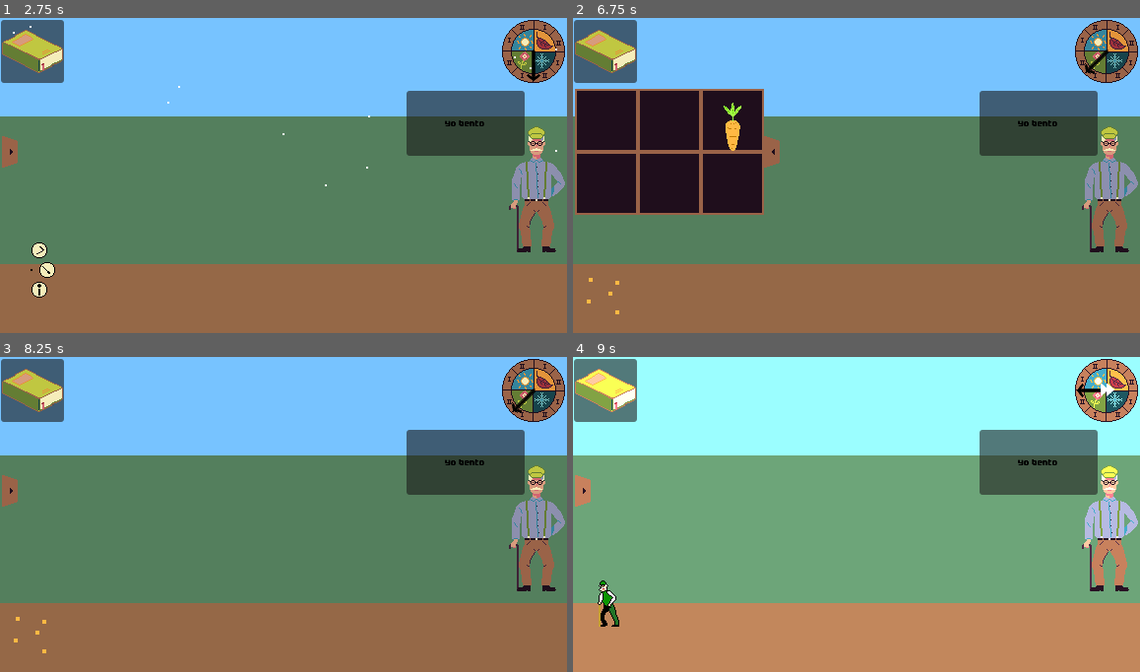
Above: before the commit, frames 1-4 (two rows, left to right).
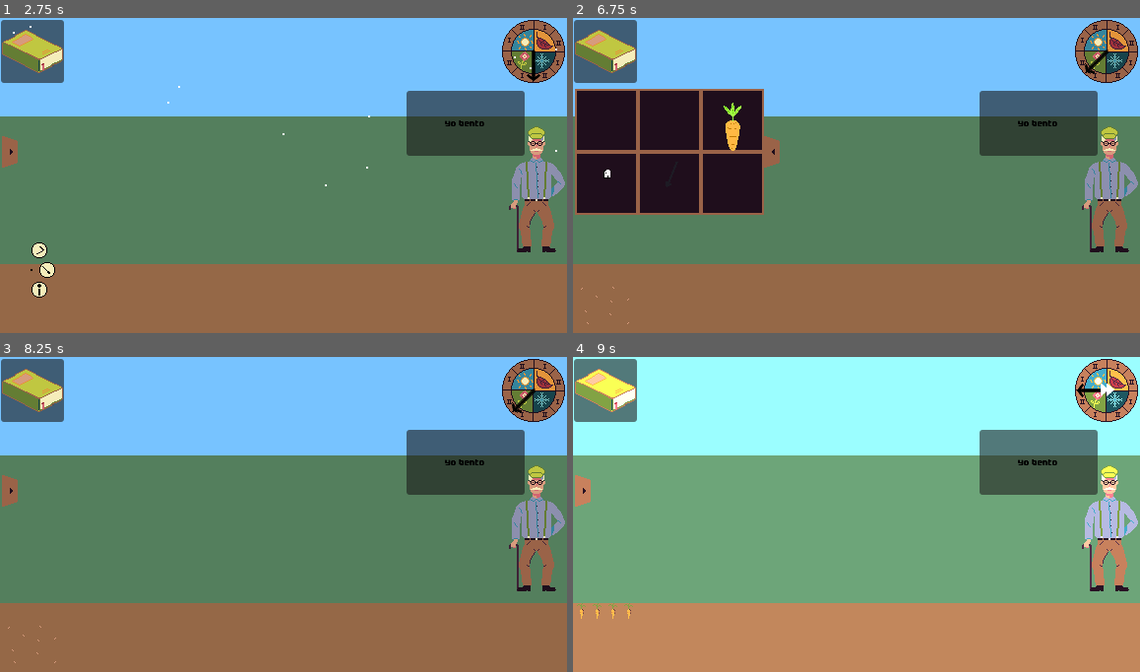
Above: after the commit, the same moments.

Repository: JustAlternate/Regenerative_Game_Jam
Game: Godot game, scene res://Scenes/menu.tscn
Same seed, same stepped clock (60 frames per second), same inputs: the game is played once before the commit and once after it. The engine's default icon, where the game draws it, is replaced by a stand-in: a white triangle on a blue panel in a dark square.
Inputs (mouse positions are in pixels of both pictures, inside the frame that each line leads up to; where the layout moved, square brackets give the same spot in the first picture):
- Up to frame 1 (2.75 s): click "Play" at 0.5 s; click "Play" at 1.25 s; click (34, 270) at 2.02 s
- Up to frame 2 (6.75 s): click (590, 153) at 2.75 s; click (607, 184) [731, 121] at 3.5 s; click (669, 184) [731, 121] at 4.25 s; click (731, 121) at 5 s; click (1105, 49) at 5.75 s; click (607, 270) at 6.52 s
- Up to frame 3 (8.25 s): click (158, 460) at 7.25 s; click (209, 492) at 8 s
- Up to frame 4 (9 s): click (1105, 388) at 8.75 s

Frame 1 is identical in both runs. In frame 2, less than 0.1% of the frame differs, in the area x 1-10%, y 48-98%; in frame 3, less than 0.1%; in frame 4, 0.4%, in the area x 0-11%, y 70-86%.

Commit message:
fixing season malus

Diff:
--- a/Scenes/plante.tscn
+++ b/Scenes/plante.tscn
@@ -1,17 +1,64 @@
-[gd_scene load_steps=8 format=3 uid="uid://c5fwrbut46wua"]
+[gd_scene load_steps=19 format=3 uid="uid://c5fwrbut46wua"]
 
 [ext_resource type="Script" path="res://Scripts/plante.gd" id="1_y1icu"]
-[ext_resource type="Texture2D" uid="uid://bgwvwunm3lu44" path="res://Assets/sprites/plant/carrot_0.png" id="2_qe8ey"]
-[ext_resource type="Texture2D" uid="uid://y5ly38ihohnl" path="res://Assets/sprites/grandad.png" id="3_xtdja"]
-[ext_resource type="Texture2D" uid="uid://1nsylq4hxgu7" path="res://Assets/sprites/tombe.png" id="4_alihf"]
-[ext_resource type="Texture2D" uid="uid://ckief3u5kca5v" path="res://Assets/sprites/plant/carrot_1.png" id="5_2j4bv"]
+[ext_resource type="Texture2D" uid="uid://dl0necjenbq6y" path="res://Assets/Plant/sprite-carrot.png" id="2_yptac"]
+[ext_resource type="Texture2D" uid="uid://lw0eltv4ru73" path="res://Assets/Plant/sprite-ble-V2.png" id="4_5w2th"]
+[ext_resource type="Texture2D" uid="uid://t84je3pbsk8q" path="res://Assets/Plant/sprite-courgette.png" id="5_y042f"]
 [ext_resource type="Texture2D" uid="uid://d2ngbx1uvmcf1" path="res://Assets/sprites/vide_64x128.png" id="6_gtc40"]
+
+[sub_resource type="AtlasTexture" id="AtlasTexture_ugllf"]
+atlas = ExtResource("2_yptac")
+region = Rect2(0, 0, 64, 128)
+
+[sub_resource type="AtlasTexture" id="AtlasTexture_x20iu"]
+atlas = ExtResource("2_yptac")
+region = Rect2(64, 0, 64, 128)
+
+[sub_resource type="AtlasTexture" id="AtlasTexture_nivxy"]
+atlas = ExtResource("2_yptac")
+region = Rect2(128, 0, 64, 128)
+
+[sub_resource type="AtlasTexture" id="AtlasTexture_la87w"]
+atlas = ExtResource("2_yptac")
+region = Rect2(0, 128, 64, 128)
+
+[sub_resource type="AtlasTexture" id="AtlasTexture_cj3sh"]
+atlas = ExtResource("4_5w2th")
+region = Rect2(0, 0, 64, 128)
+
+[sub_resource type="AtlasTexture" id="AtlasTexture_hy405"]
+atlas = ExtResource("4_5w2th")
+region = Rect2(64, 0, 64, 128)
+
+[sub_resource type="AtlasTexture" id="AtlasTexture_ylnjr"]
+atlas = ExtResource("4_5w2th")
+region = Rect2(128, 0, 64, 128)
+
+[sub_resource type="AtlasTexture" id="AtlasTexture_anypr"]
+atlas = ExtResource("4_5w2th")
+region = Rect2(0, 128, 64, 128)
+
+[sub_resource type="AtlasTexture" id="AtlasTexture_kvp41"]
+atlas = ExtResource("4_5w2th")
+region = Rect2(64, 128, 64, 128)
+
+[sub_resource type="AtlasTexture" id="AtlasTexture_bdjeo"]
+atlas = ExtResource("5_y042f")
+region = Rect2(0, 0, 64, 128)
+
+[sub_resource type="AtlasTexture" id="AtlasTexture_duueg"]
+atlas = ExtResource("5_y042f")
+region = Rect2(64, 0, 64, 128)
+
+[sub_resource type="AtlasTexture" id="AtlasTexture_6cx0e"]
+atlas = ExtResource("5_y042f")
+region = Rect2(0, 128, 64, 128)
 
 [sub_resource type="SpriteFrames" id="SpriteFrames_cye4a"]
 animations = [{
 "frames": [{
 "duration": 1.0,
-"texture": ExtResource("2_qe8ey")
+"texture": SubResource("AtlasTexture_ugllf")
 }],
 "loop": true,
 "name": &"carrot_0",
@@ -19,7 +66,7 @@
 }, {
 "frames": [{
 "duration": 1.0,
-"texture": ExtResource("3_xtdja")
+"texture": SubResource("AtlasTexture_x20iu")
 }],
 "loop": true,
 "name": &"carrot_1",
@@ -27,7 +74,7 @@
 }, {
 "frames": [{
 "duration": 1.0,
-"texture": ExtResource("4_alihf")
+"texture": SubResource("AtlasTexture_nivxy")
 }],
 "loop": true,
 "name": &"carrot_2",
@@ -35,7 +82,7 @@
 }, {
 "frames": [{
 "duration": 1.0,
-"texture": ExtResource("5_2j4bv")
+"texture": SubResource("AtlasTexture_la87w")
 }],
 "loop": true,
 "name": &"carrot_3",
@@ -48,6 +95,70 @@
 "loop": true,
 "name": &"vide",
 "speed": 5.0
+}, {
+"frames": [{
+"duration": 1.0,
+"texture": SubResource("AtlasTexture_cj3sh")
+}],
+"loop": true,
+"name": &"wheat_0",
+"speed": 5.0
+}, {
+"frames": [{
+"duration": 1.0,
+"texture": SubResource("AtlasTexture_hy405")
+}],
+"loop": true,
+"name": &"wheat_1",
+"speed": 5.0
+}, {
+"frames": [{
+"duration": 1.0,
+"texture": SubResource("AtlasTexture_ylnjr")
+}],
+"loop": true,
+"name": &"wheat_2",
+"speed": 5.0
+}, {
+"frames": [{
+"duration": 1.0,
+"texture": SubResource("AtlasTexture_anypr")
+}],
+"loop": true,
+"name": &"wheat_3",
+"speed": 5.0
+}, {
+"frames": [{
+"duration": 1.0,
+"texture": SubResource("AtlasTexture_kvp41")
+}],
+"loop": true,
+"name": &"wheat_4",
+"speed": 5.0
+}, {
+"frames": [{
+"duration": 1.0,
+"texture": SubResource("AtlasTexture_bdjeo")
+}],
+"loop": true,
+"name": &"zucchini_0",
+"speed": 5.0
+}, {
+"frames": [{
+"duration": 1.0,
+"texture": SubResource("AtlasTexture_duueg")
+}],
+"loop": true,
+"name": &"zucchini_1",
+"speed": 5.0
+}, {
+"frames": [{
+"duration": 1.0,
+"texture": SubResource("AtlasTexture_6cx0e")
+}],
+"loop": true,
+"name": &"zucchini_2",
+"speed": 5.0
 }]
 
 [node name="plant" type="Node2D"]
@@ -56,4 +167,4 @@
 [node name="sprite" type="AnimatedSprite2D" parent="."]
 texture_filter = 1
 sprite_frames = SubResource("SpriteFrames_cye4a")
-animation = &"carrot_3"
+animation = &"wheat_0"
--- a/Scenes/seed_drawer.tscn
+++ b/Scenes/seed_drawer.tscn
@@ -1,9 +1,11 @@
-[gd_scene load_steps=5 format=3 uid="uid://cpc1baduxkefv"]
+[gd_scene load_steps=7 format=3 uid="uid://cpc1baduxkefv"]
 
 [ext_resource type="Texture2D" uid="uid://bejti4xwfm0bd" path="res://Assets/sprites/seed_drawer/button_closed.png" id="1_fiswa"]
 [ext_resource type="Script" path="res://Scripts/seed_drawer.gd" id="1_g10ax"]
 [ext_resource type="PackedScene" uid="uid://y7p56ox4gd3m" path="res://Scenes/seed_container.tscn" id="2_ck28v"]
 [ext_resource type="Texture2D" uid="uid://cinea1fhapo7t" path="res://Assets/sprites/seed_drawer/button_opened.png" id="2_r2j8y"]
+[ext_resource type="Texture2D" uid="uid://1nsylq4hxgu7" path="res://Assets/sprites/tombe.png" id="3_j83ai"]
+[ext_resource type="Texture2D" uid="uid://bfvtjkcqoxbou" path="res://Assets/sprites/shovel.png" id="4_ig05v"]
 
 [node name="seed_drawer" type="Node2D"]
 script = ExtResource("1_g10ax")
@@ -32,11 +34,17 @@
 layout_mode = 2
 activated = true
 
-[node name="Container5" parent="HBoxContainer/GridContainer" instance=ExtResource("2_ck28v")]
+[node name="ContainerWheat" parent="HBoxContainer/GridContainer" instance=ExtResource("2_ck28v")]
 layout_mode = 2
+Seed_Texture = ExtResource("3_j83ai")
+seed_name = "wheat"
+activated = true
 
-[node name="Container6" parent="HBoxContainer/GridContainer" instance=ExtResource("2_ck28v")]
+[node name="ContainerZucchini" parent="HBoxContainer/GridContainer" instance=ExtResource("2_ck28v")]
 layout_mode = 2
+Seed_Texture = ExtResource("4_ig05v")
+seed_name = "zucchini"
+activated = true
 
 [node name="Container7" parent="HBoxContainer/GridContainer" instance=ExtResource("2_ck28v")]
 layout_mode = 2
--- a/Scripts/plante.gd
+++ b/Scripts/plante.gd
@@ -25,7 +25,7 @@
 		"tomatoes":[[1,1]],
 		"thym":[[3,1]],
 		"vine":[[4,1],[4,2]],
-		"courgette":[[1,1]],
+		"zucchini":[[1,1]],
 		"ail":[],
 		"radish":[],
 	},
@@ -41,7 +41,7 @@
 		"tomatoes":[[4,2],[1,2]],
 		"thym":[[1,1],[1,2]],
 		"vine":[[3,2],[1,1]],
-		"courgette":[[4,2],[1,2]],
+		"zucchini":[[4,2],[1,2]],
 		"ail":[[3,2],[4,2]],
 		"radish":[[4,1],[4,2],[1,1],[1,2],[2,1],[2,2],[3,1]],
 	},
@@ -56,7 +56,7 @@
 		"tomatoes":2,
 		"thym":4,
 		"vine":4,
-		"courgette":2,
+		"zucchini":2,
 		"ail":3,
 		"radish":1,
 	},
@@ -71,7 +71,7 @@
 		"tomatoes":[1,2],
 		"thym":[0],
 		"vine":[1],
-		"courgette":[2],
+		"zucchini":[2],
 		"ail":[0],
 		"radish":[2],
 	},
@@ -86,7 +86,7 @@
 		"tomatoes":1,
 		"thym":0,
 		"vine":0,
-		"courgette":2,
+		"zucchini":2,
 		"ail":0,
 		"radish":2,
 	},
@@ -101,7 +101,7 @@
 		"tomatoes":2,
 		"thym":2,
 		"vine":2,
-		"courgette":2,
+		"zucchini":2,
 		"ail":2,
 		"radish":0,
 	},
@@ -116,7 +116,7 @@
 		"tomatoes":[],
 		"thym":["mint"],
 		"vine":[],
-		"courgette":["pea"],
+		"zucchini":["pea"],
 		"ail":["tomatoes"],
 		"radish":["carrot","ail","pea","tomatoes"],
 	},
@@ -131,7 +131,7 @@
 		"tomatoes":[],
 		"thym":[],
 		"vine":[],
-		"courgette":[],
+		"zucchini":[],
 		"ail":["pea"],
 		"radish":[],
 	},
@@ -141,7 +141,7 @@
 var dico_bonus_malus = {
 	"bonus_season":[2,0],
 	"season":[0,-4],
-	"humidities_values":[1,"requis-actual"], # ATTENTION NE PAS CHANGER CETTE LIGNE
+	"humidities_values":[1,-2],
 	"minimum_nutriment_values":[1,"requis-actual"], # ATTENTION NE PAS CHANGER CETTE LIGNE
 	"sunlight":[1,-2],
 	"appreciated_adjacents_plants":[1,0],
@@ -153,6 +153,9 @@
 var nutriment_value:int
 var humidity_value:int # 0 = sec, 1 = mouillé, 2 = trempé
 var sunlight_value:int  # 0 = ombre, 1 = soleil
+
+var temp_humidity_value
+var temp_sunlight_value
 
 # Called when the node enters the scene tree for the first time.
 func _ready():
@@ -187,16 +190,13 @@
 		if actual_season in dico_caracteristique["bonus_season"][plant_type]:
 			# Si la plante est une graine est quelle est a la bonne bonus saison alors boom, elle prend le bonus.
 			plant_health += dico_bonus_malus["bonus_season"][0]
-		else:
-			# On met le malus du bonus season
-			plant_health += dico_bonus_malus["bonus_season"][1]
-
-		if actual_season in dico_caracteristique["season"][plant_type]:
+		elif actual_season in dico_caracteristique["season"][plant_type]:
 			# Si la plant est dans une season valide
 			plant_health += dico_bonus_malus["season"][0]
 		else:
 			# Si la plante est une graine mais quelle n'est pas dans une season valide alors on met le malus.
 			plant_health += dico_bonus_malus["season"][1]
+
 func bonus_malus_nutriment(nutriment_value):
 	if state == 0: # Si la plante est une graine
 		if nutriment_value >= dico_caracteristique["minimum_nutriment_values"][plant_type]:
@@ -212,11 +212,7 @@
 	if humidity_value in dico_caracteristique["humidities_values"][plant_type]:
 		plant_health += dico_bonus_malus["humidities_values"][0]
 	else:
-		# On met le malus.
-		if dico_bonus_malus["humidities_values"][1] == "requis-actual":
-			plant_health += abs(dico_caracteristique["humidities_values"][plant_type] - humidity_value)
-		else:
-			plant_health += dico_bonus_malus["humidities_values"][1]
+		plant_health += dico_bonus_malus["humidities_values"][1]
 func bonus_malus_sunlight(sunlight_value):
 	if sunlight_value >= dico_caracteristique["sunlight"][plant_type]:
 		plant_health += dico_bonus_malus["sunlight"][0]
@@ -224,31 +220,42 @@
 		plant_health += dico_bonus_malus["sunlight"][1]
 
 func next_quarter_of_season(new_phase,random_event):
+
 	var actual_season = [new_phase/2 +1 ,new_phase%2 +1]
+	var before_season = [((new_phase+7)%8)/2 +1, ((new_phase+7)%8)%2 +1]
+	print("before_season : " + str(before_season))
+	print("actual_season : " + str(actual_season))
 
 	if plant_type == "None":
 		# Si la terre est vide, on lui fait regagner des nutriments a chaque passage de quarter of season.
 		if nutriment_value <= 2:
 			nutriment_value += 1
-
 	else:
 		if state == 0:
 			# Si on a posé une graine au quarter de season précédent, alors on baisse le nutriment de la terre de 1.
 			nutriment_value -= 1
 
 		if random_event == "pluie" and humidity_value < 2:
-			humidity_value += 1
+			temp_humidity_value = humidity_value + 1
+		else:
+			temp_humidity_value = humidity_value
+
 		if random_event == "sunlight" and humidity_value > 0:
-			humidity_value -= 1
+			temp_sunlight_value = sunlight_value + 1
+		else:
+			temp_sunlight_value = sunlight_value
 
 		if state < dico_caracteristique["number_of_phases"][plant_type]:
 			# Alors la plante peut encore poussé :
 
 			# On applique les bonus / malus sur la vie de le a plante.
 
-			bonus_malus_seasons(actual_season)
-			bonus_malus_humidity(humidity_value)
+			print("plant_health : "+str(plant_health))
+			bonus_malus_seasons(before_season)
+			bonus_malus_humidity(temp_humidity_value)
 			bonus_malus_nutriment(nutriment_value)
+			bonus_malus_sunlight(temp_sunlight_value)
+			print("plant_health : "+str(plant_health))
 
 			# On fait poussé la plante si elle est toujours vivante :
 			if plant_health > 0:
